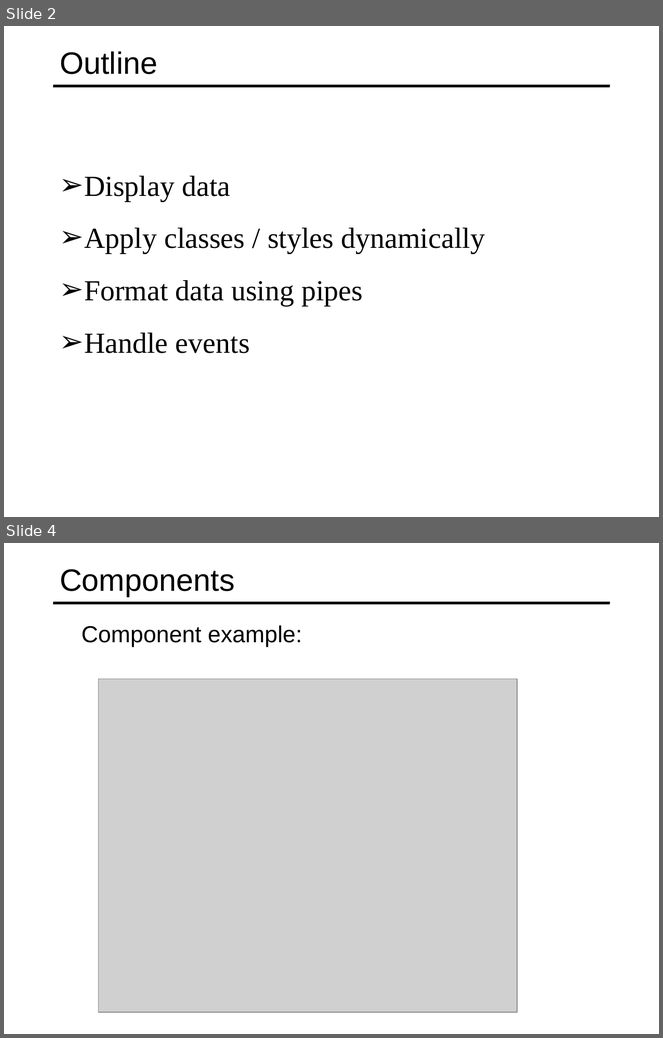
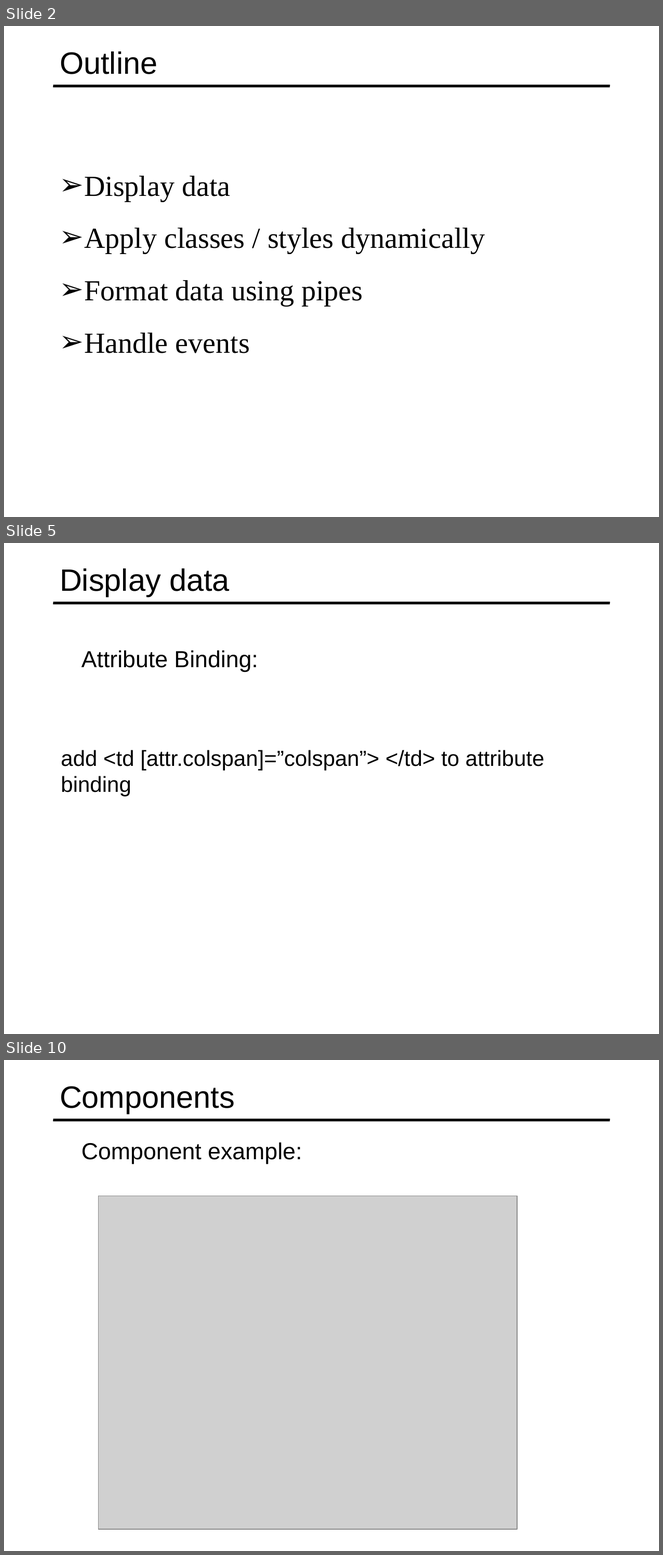
Before and after one commit to specter01wj/Jago_Link_Training, a slide deck: Angular/Angular7/Angular Advanced Course/Essentials/2.Displaying Data and Handling Events/L2_Displaying Data and Handling Events.ppt. Shown one above the other, each under a label of ours: slides 2 and 4 before the commit, slides 2, 5 and 10 after it; the slides between them are not shown. The pictures are 663x1038 and 663x1555 pixels, drawn with LibreOffice and Linux fonts; fonts in the diff are those of the drawing; grey boxes stand for pictures. Boxes give left, top, right and bottom in pixels: in the first picture for what was removed or moved away, otherwise in the second. Text is boxed around its words. In the diff, an @@ line names an element or a change of style, - is before the commit and + after.

```diff
--- a/Angular/Angular7/Angular Advanced Course/Essentials/2.Displaying Data and Handling Events/L2_Displaying Data and Handling Events.ppt
+++ b/Angular/Angular7/Angular Advanced Course/Essentials/2.Displaying Data and Handling Events/L2_Displaying Data and Handling Events.ppt
@@ slide 5 added at (4, 543, 659, 1034), background #FFFFFF; not listed: 1 template element that a slide beside it also shows @@
@@ title added at (60, 568, 230, 596), 34 pt, text #000000 @@
+Display data
@@ text added at (81, 650, 258, 672), 25.5 pt, text #000000 @@
+  Attribute Binding:
@@ text added at (61, 750, 545, 796), 24 pt, text #000000 @@
+  add <td [attr.colspan]=”colspan”> </td> to attribute binding
@@ what was slide 4 is now slide 10 @@
```
Also in this commit, not shown: 1 slide changed, 5 other slides added, 1 other file.
